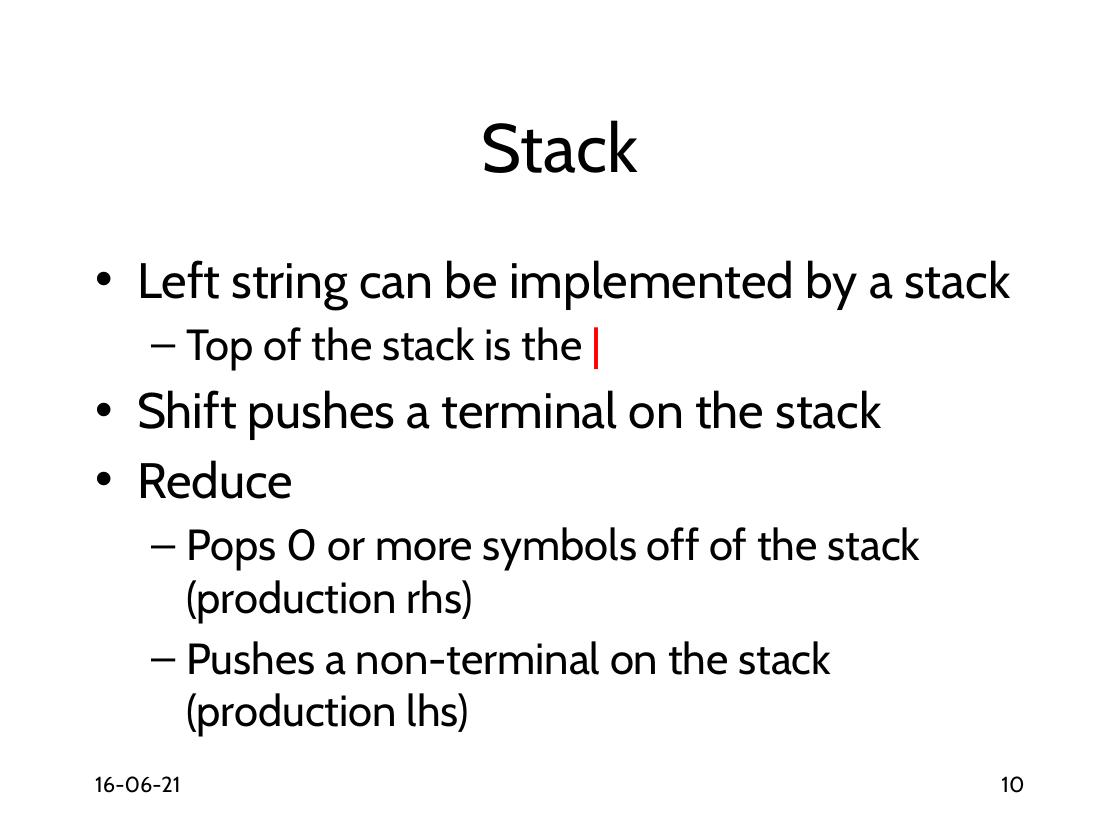
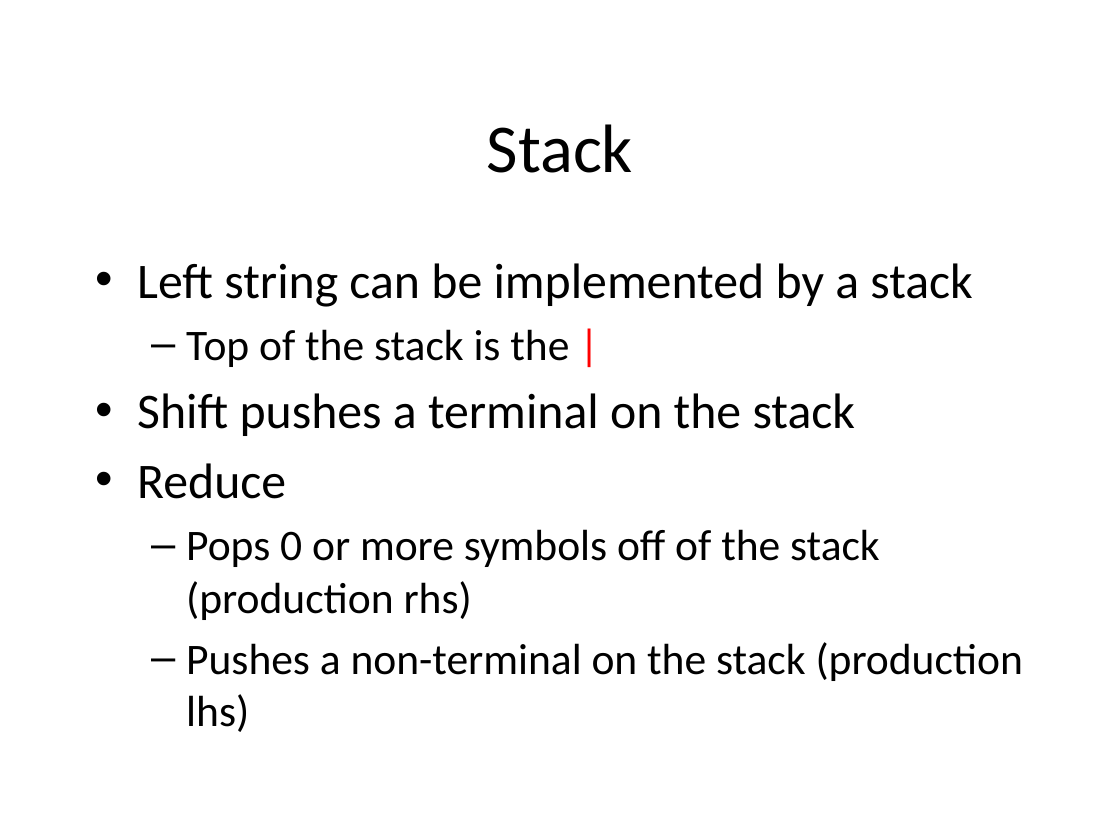
Before and after one commit to anoopsarkar/compilers-class, a slide deck: slide 10 of assets/ppt/parsing/lr1-shift-reduce-parsing.pptx. Drawn at 1120x840 pixels with LibreOffice and Linux fonts; fonts in the diff are those of the drawing. Boxes give left, top, right and bottom in pixels: in the first picture for what was removed or moved away, otherwise in the second. Text is boxed around its words. In the diff, an @@ line names an element or a change of style, - is before the commit and + after.

```diff
--- a/assets/ppt/parsing/lr1-shift-reduce-parsing.pptx
+++ b/assets/ppt/parsing/lr1-shift-reduce-parsing.pptx
@@ title "Stack" at box(487, 124, 633, 173): font Cabin to Calibri @@
@@ text "Left string can be implemented ..." at box(137, 263, 1023, 732): font Cabin to Calibri @@
@@ text removed at box(95, 776, 180, 793) @@
-16-06-21
@@ page number removed at box(1001, 776, 1024, 793) @@
-10
```
Also in this commit, not shown: 15 other slides changed, 2 other files.
